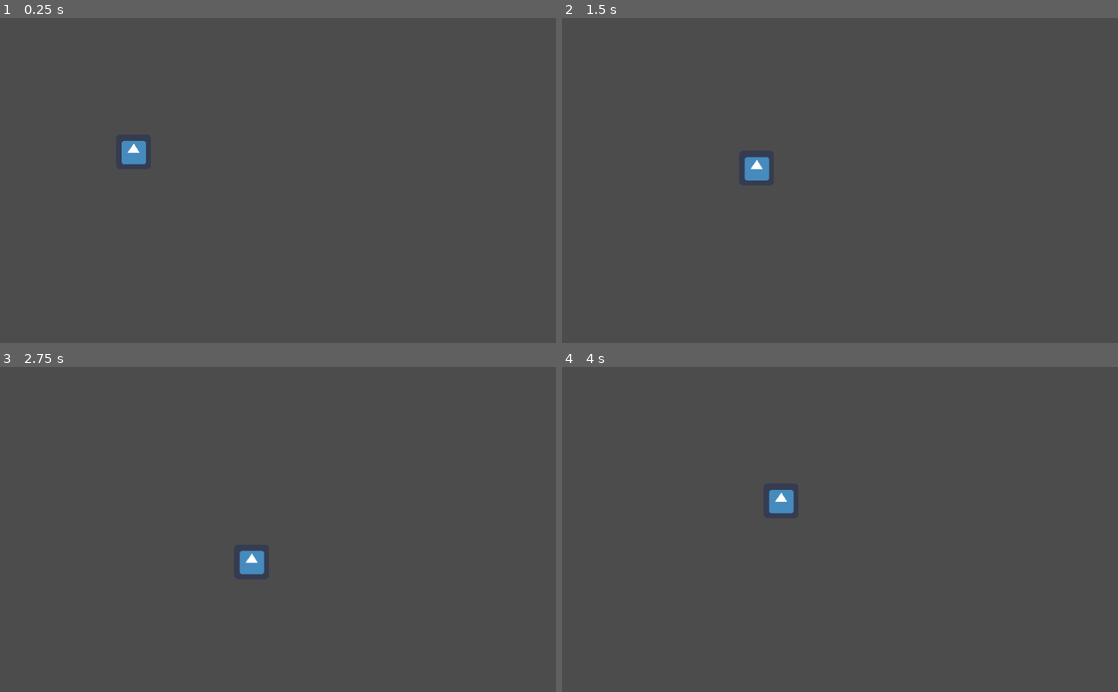
Above: before the commit, frames 1-4 (two rows, left to right).
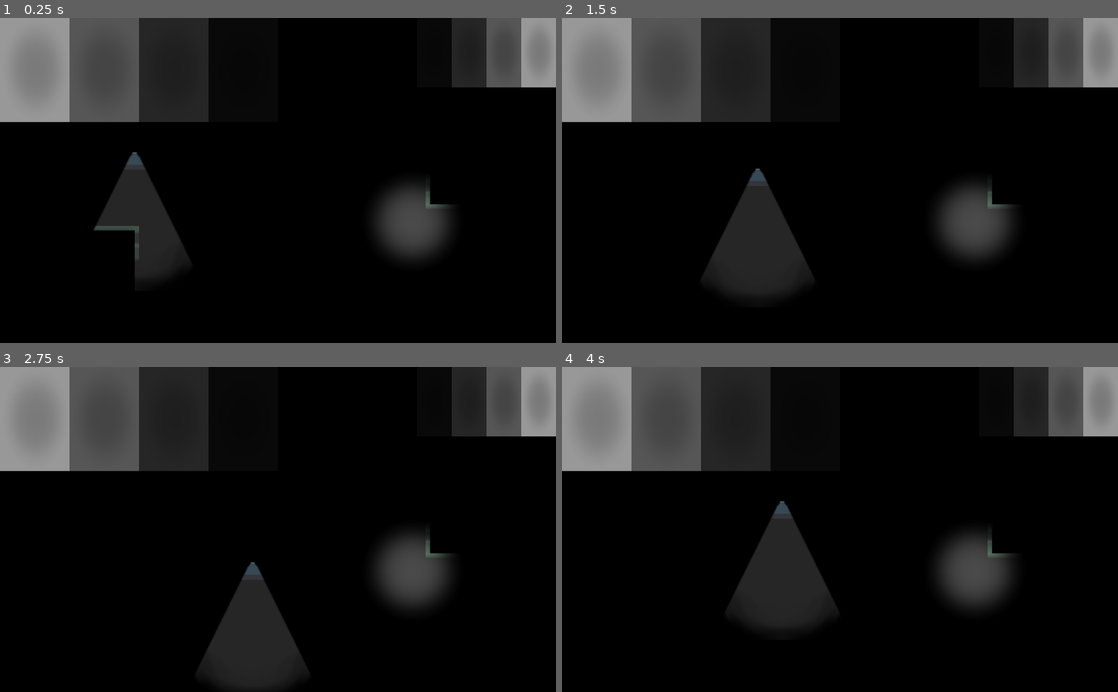
Above: after the commit, the same moments.

Repository: boxnet-media/boxnetjam
Game: Godot game, scene res://default.tscn
Two runs of this game, one before a commit and one after it. Both use one fixed random seed, a clock stepped at 60 frames per second and the inputs below. The engine's default icon, where the game draws it, is replaced by a stand-in: a white triangle on a blue panel in a dark square.
Inputs:
- Up to frame 1 (0.25 s): no input
- Up to frame 2 (1.5 s): tap Enter at 0.5 s; hold D (move_right) 0.53-1.28 s; tap Space (ui_select) at 0.77 s; hold S (move_down) from 1.28 s (still down)
- Up to frame 3 (2.75 s): tap Space (ui_select) at 1.52 s; release S (move_down) at 2.03 s; hold D (move_right) from 2.03 s (still down)
- Up to frame 4 (4 s): release D (move_right) at 2.78 s; hold W (move_up) 2.78-3.53 s; tap Space (ui_select) at 3.02, 3.77 s; hold A (move_left) from 3.53 s (still down)

The runs differ from the first frame. In frame 1, 93% of the frame differs, in the area x 0-100%, y 0-100%; in frame 2, 93%; in frame 3, 93%; in frame 4, 93%.

Commit message:
dynamic_lighting
I added a couple test sprites so we'd have things to illuminate and illuminate with. I also implemented some dynamic lighting.
As for changing default light amounts, we should probably do that by using a large mix lighting node that covers the area we would want to give the default lighting to.

Diff:
--- a/default.tscn
+++ b/default.tscn
@@ -1,21 +1,43 @@
-[gd_scene load_steps=4 format=2]
+[gd_scene load_steps=14 format=2]
 
 [ext_resource path="res://icon.png" type="Texture" id=1]
 [ext_resource path="res://Scripts/character_control.gd" type="Script" id=2]
+[ext_resource path="res://test_sprites/brick.png" type="Texture" id=3]
+[ext_resource path="res://test_sprites/flashlight.png" type="Texture" id=4]
+[ext_resource path="res://test_sprites/room_light.png" type="Texture" id=5]
+[ext_resource path="res://test_sprites/room.png" type="Texture" id=6]
+[ext_resource path="res://test_sprites/light_source.png" type="Texture" id=7]
+
+[sub_resource type="CanvasItemMaterial" id=4]
+light_mode = 2
+
+[sub_resource type="CanvasItemMaterial" id=6]
+light_mode = 2
 
 [sub_resource type="RectangleShape2D" id=1]
 extents = Vector2( 31.8966, 31.616 )
 
+[sub_resource type="RectangleShape2D" id=2]
+extents = Vector2( 128, 32 )
+
+[sub_resource type="OccluderPolygon2D" id=3]
+polygon = PoolVector2Array( 200, 72, 200, 120, 440, 120, 440, 72 )
+
+[sub_resource type="CanvasItemMaterial" id=5]
+light_mode = 2
+
 [node name="Control" type="Control"]
 anchor_right = 1.0
 anchor_bottom = 1.0
-margin_left = -4.0
-margin_top = -3.0
-margin_right = -4.0
-margin_bottom = -3.0
 __meta__ = {
 "_edit_use_anchors_": false
 }
+
+[node name="Background" type="Sprite" parent="."]
+material = SubResource( 4 )
+position = Vector2( 512, 304 )
+scale = Vector2( 64, 37.5 )
+texture = ExtResource( 6 )
 
 [node name="Test" type="KinematicBody2D" parent="."]
 position = Vector2( 250, 250 )
@@ -23,8 +45,110 @@
 speed = 150
 
 [node name="Sprite" type="Sprite" parent="Test"]
+material = SubResource( 6 )
+position = Vector2( -2, -2 )
 texture = ExtResource( 1 )
 
 [node name="CollisionShape2D" type="CollisionShape2D" parent="Test"]
-position = Vector2( -0.166718, -0.425034 )
+position = Vector2( -2, -2 )
 shape = SubResource( 1 )
+
+[node name="Light2D" type="Light2D" parent="Test"]
+position = Vector2( -2, -2 )
+texture = ExtResource( 4 )
+offset = Vector2( 0, 128 )
+texture_scale = 2.0
+energy = 0.5
+shadow_enabled = true
+
+[node name="round_light" type="Light2D" parent="."]
+position = Vector2( 760, 376 )
+scale = Vector2( 1.5, 1.5 )
+texture = ExtResource( 7 )
+energy = 0.75
+shadow_enabled = true
+shadow_color = Color( 0.0588235, 0.0588235, 0.0588235, 0 )
+
+[node name="add_light_100" type="Light2D" parent="."]
+position = Vector2( 992, 64 )
+scale = Vector2( 0.5, -1 )
+texture = ExtResource( 5 )
+
+[node name="add_light_75" type="Light2D" parent="."]
+position = Vector2( 928, 64 )
+scale = Vector2( 0.5, -1 )
+texture = ExtResource( 5 )
+energy = 0.75
+
+[node name="add_light_50" type="Light2D" parent="."]
+position = Vector2( 864, 64 )
+scale = Vector2( 0.5, -1 )
+texture = ExtResource( 5 )
+energy = 0.5
+
+[node name="add_light_25" type="Light2D" parent="."]
+position = Vector2( 800, 64 )
+scale = Vector2( 0.5, -1 )
+texture = ExtResource( 5 )
+energy = 0.25
+
+[node name="mix_light_100" type="Light2D" parent="."]
+position = Vector2( 64, 96 )
+scale = Vector2( 1, -1.5 )
+texture = ExtResource( 5 )
+mode = 2
+
+[node name="mix_light_75" type="Light2D" parent="."]
+position = Vector2( 192.025, 96.1438 )
+scale = Vector2( 0.999606, -1.49775 )
+texture = ExtResource( 5 )
+energy = 0.75
+mode = 2
+
+[node name="mix_light_50" type="Light2D" parent="."]
+position = Vector2( 319.975, 96.1438 )
+scale = Vector2( 0.999606, -1.49775 )
+texture = ExtResource( 5 )
+energy = 0.5
+mode = 2
+
+[node name="mix_light_25" type="Light2D" parent="."]
+position = Vector2( 447.975, 96.1438 )
+scale = Vector2( 0.999606, -1.49775 )
+texture = ExtResource( 5 )
+energy = 0.25
+mode = 2
+
+[node name="test_wall" type="StaticBody2D" parent="."]
+position = Vector2( 168, 80 )
+
+[node name="CollisionShape2D" type="CollisionShape2D" parent="test_wall"]
+position = Vector2( -40, 336 )
+shape = SubResource( 2 )
+
+[node name="LightOccluder2D" type="LightOccluder2D" parent="test_wall"]
+position = Vector2( -360, 240 )
+occluder = SubResource( 3 )
+
+[node name="test_wall_sprite" type="Sprite" parent="test_wall"]
+material = SubResource( 5 )
+position = Vector2( -40, 336 )
+scale = Vector2( 16, 4 )
+texture = ExtResource( 3 )
+
+[node name="test_wall2" type="StaticBody2D" parent="."]
+position = Vector2( 168, 80 )
+
+[node name="CollisionShape2D" type="CollisionShape2D" parent="test_wall2"]
+position = Vector2( 744, 240 )
+shape = SubResource( 2 )
+
+[node name="LightOccluder2D" type="LightOccluder2D" parent="test_wall2"]
+position = Vector2( 424, 144 )
+occluder = SubResource( 3 )
+
+[node name="test_wall_sprite" type="Sprite" parent="test_wall2"]
+material = SubResource( 5 )
+position = Vector2( 744, 240 )
+scale = Vector2( 16, 4 )
+texture = ExtResource( 3 )
--- a/project.godot
+++ b/project.godot
@@ -71,4 +71,5 @@
 
 [rendering]
 
+environment/default_clear_color=Color( 0, 0, 0, 1 )
 environment/default_environment="res://default_env.tres"
Binary file added: test_sprites/brick.png
Not shown, added: test_sprites/brick.png.import
Binary file added: test_sprites/flashlight.png
Not shown, added: test_sprites/flashlight.png.import
Binary file added: test_sprites/light_source.png
Not shown, added: test_sprites/light_source.png.import
Binary file added: test_sprites/room.png
Not shown, added: test_sprites/room.png.import
Binary file added: test_sprites/room_light.png
Not shown, added: test_sprites/room_light.png.import
